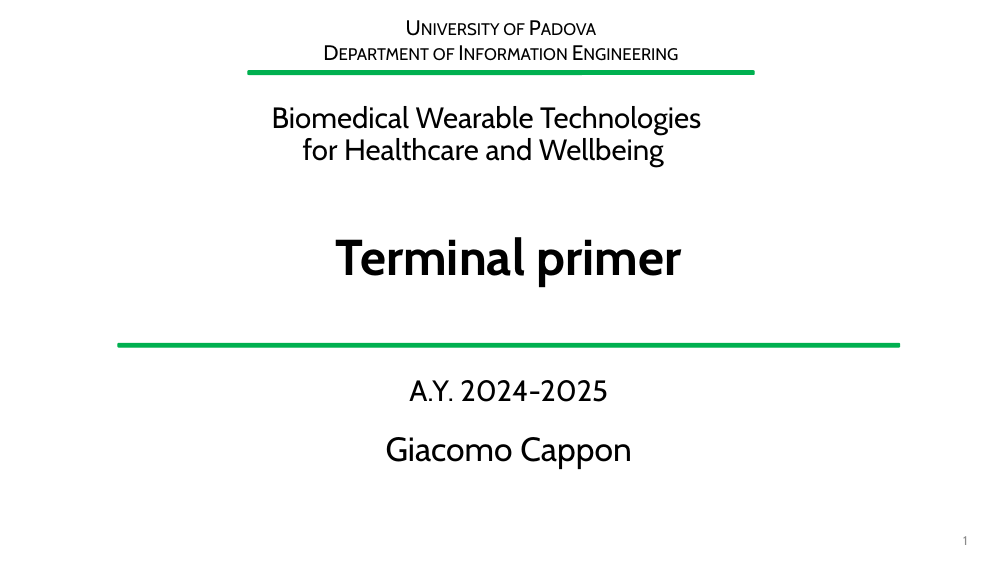
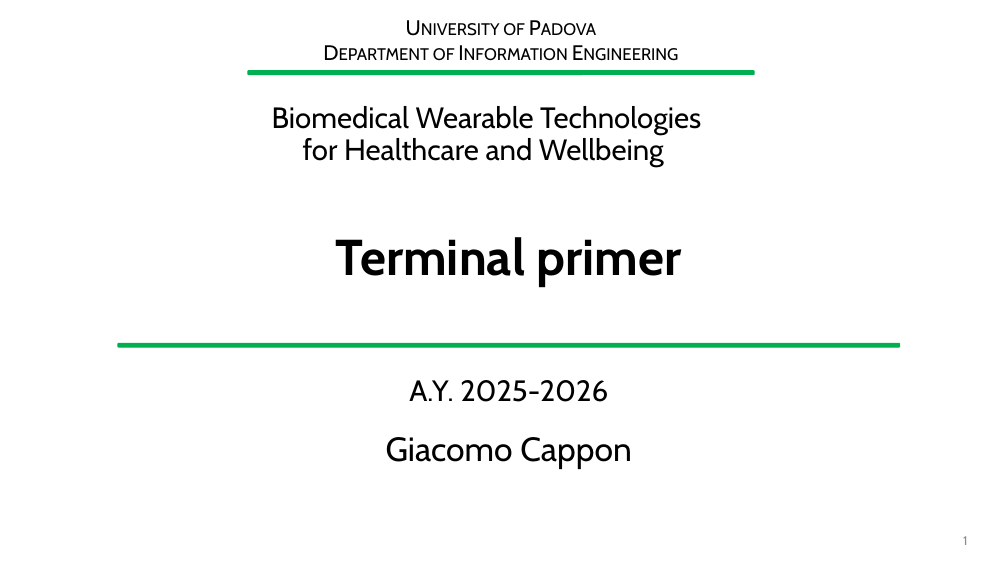
Before and after one commit to gcappon/bwthw, a slide deck: slide 1 of lab_01-git/material/terminal_primer.pptx. Drawn at 1008x567 pixels with LibreOffice and Linux fonts; fonts in the diff are those of the drawing; background and template pictures are left out. Boxes give left, top, right and bottom in pixels: in the first picture for what was removed or moved away, otherwise in the second. Text is boxed around its words. In the diff, an @@ line names an element or a change of style, - is before the commit and + after.

```diff
--- a/lab_01-git/material/terminal_primer.pptx
+++ b/lab_01-git/material/terminal_primer.pptx
@@ text at [409,380,608,402]: text changed @@
-A.Y. 2024-2025
+A.Y. 2025-2026
```
Also in this commit, not shown: 4 other files.
